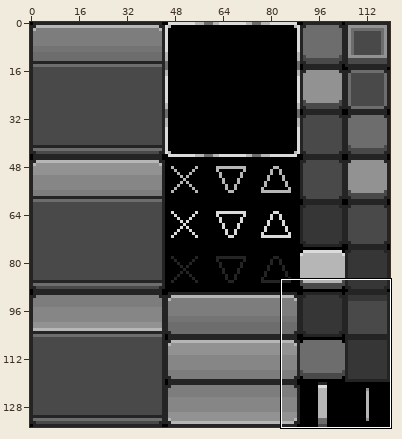
Two states of a pixel-art file, bin/gui_sheet.ase. The first picture is a wide view before the edit; the outline marks the close-up.
Close-up. Earlier state:
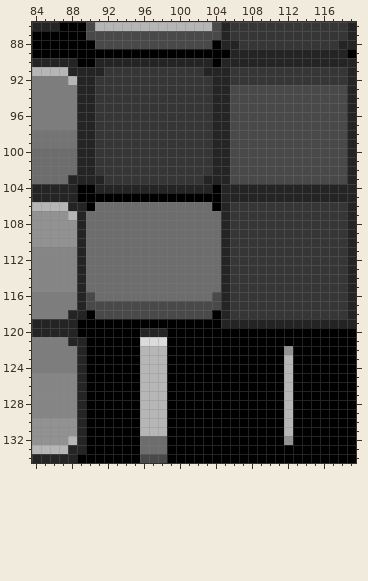
120x135 pixels, 1 frame. Colours within 5 levels of each other are drawn and written as one. Shown: x 84..119, y 86..134.
Now the later version:
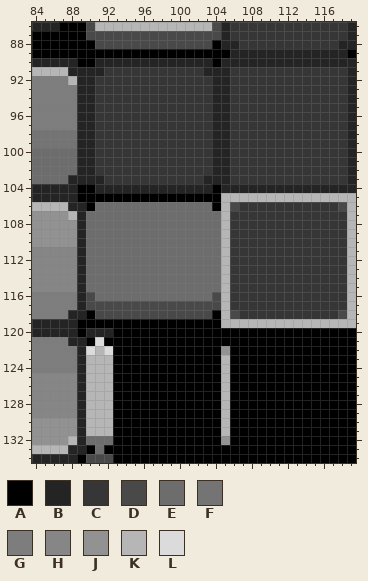
Palette (. is transparent): A #000000  B #242424  C #363636  D #494949  E #6d6d6d  F #747474  G #7d7d7d  H #868686  J #929292  K #b6b6b6  L #dbdbdb
From old to new:
Changed rows in their new state; - is an unchanged pixel.
first column x 90:
 93 ----------------CCCCCCCCCCCCC-
 94 ----------------CCCCCCCCCCCCC-
 95 ----------------CCCCCCCCCCCCC-
 96 ----------------CCCCCCCCCCCCC-
 97 ----------------CCCCCCCCCCCCC-
 98 ----------------CCCCCCCCCCCCC-
 99 ----------------CCCCCCCCCCCCC-
100 ----------------CCCCCCCCCCCCC-
101 ----------------CCCCCCCCCCCCC-
102 ----------------CCCCCCCCCCCCC-
103 ----------------CCCCCCCCCCCCC-
105 ---------------KKKKKKKKKKKKKKK
106 ---------------KD-----------DK
107 ---------------K-------------K
108 ---------------K-------------K
109 ---------------K-------------K
110 ---------------K-------------K
111 ---------------K-------------K
112 ---------------K-------------K
113 ---------------K-------------K
114 ---------------K-------------K
115 ---------------K-------------K
116 ---------------K-------------K
117 ---------------K-------------K
118 ---------------KD-----------DK
119 ---------------KKKKKKKKKKKKKKK
120 BBB---AAA---------------------
121 -L----AAA---------------------
122 LKL---AAA------J------A-------
123 KKK---AAA------K------A-------
124 KKK---AAA------K------A-------
125 KKK---AAA------K------A-------
126 KKK---AAA------K------A-------
127 KKK---AAA------K------A-------
128 KKK---AAA------K------A-------
129 KKK---AAA------K------A-------
130 KKK---AAA------K------A-------
131 KKK---AAA------K------A-------
132 EEE---AAA------J------A-------
133 -E----AAA---------------------
134 DDD---AAA---------------------
Where, in picture pixels (left, top, right, bottom), the same in both close-ups:
changed: (221, 85, 356, 445)
changed: (86, 328, 113, 463)
changed: (140, 328, 167, 463)
